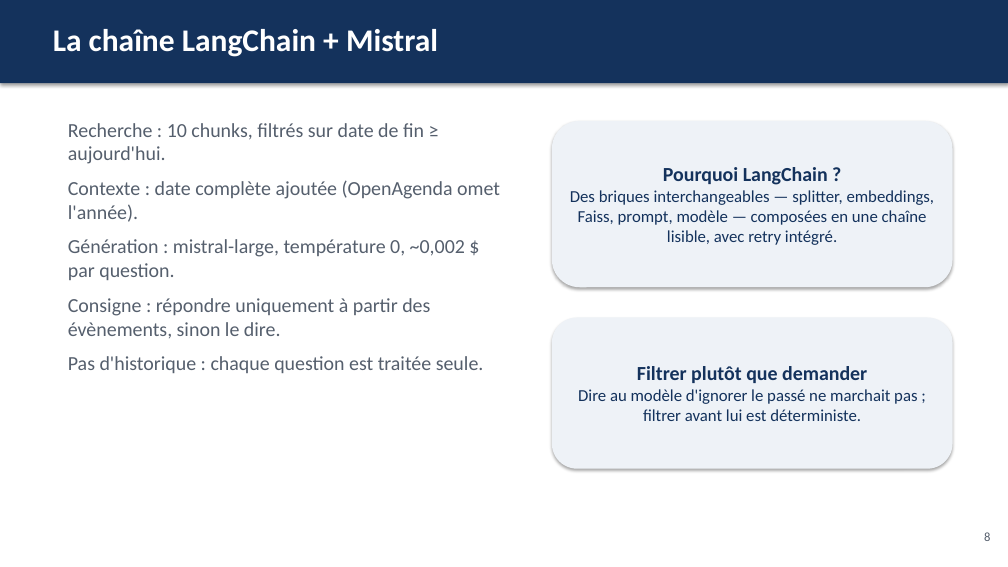
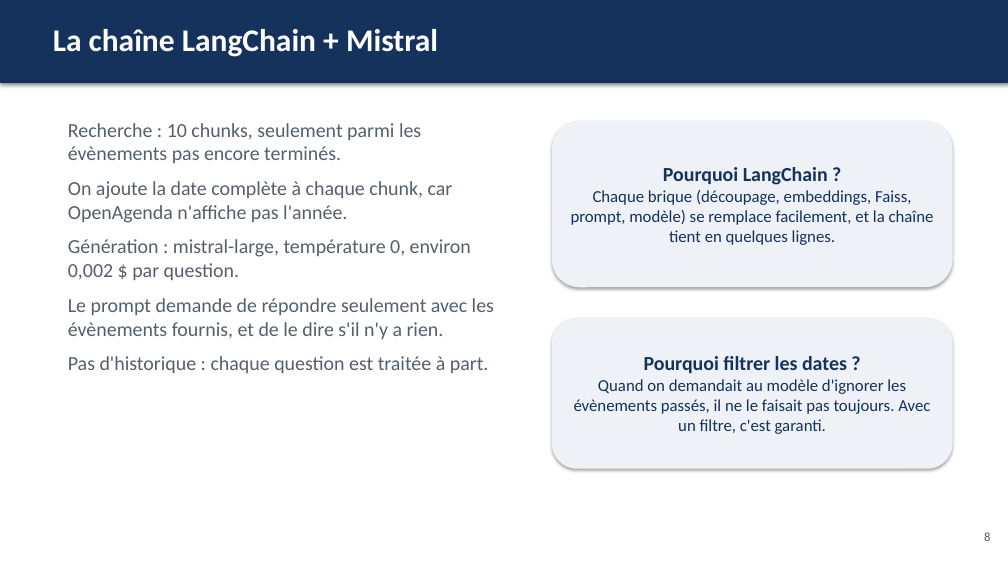
Before and after one commit to Matz-ai/concevoir-et-deployer-un-systeme-rag, a slide deck: slide 8 of livrables/presentation.pptx. Drawn at 1008x567 pixels with LibreOffice and Linux fonts; fonts in the diff are those of the drawing. Boxes give left, top, right and bottom in pixels: in the first picture for what was removed or moved away, otherwise in the second. Text is boxed around its words. In the diff, an @@ line names an element or a change of style, - is before the commit and + after.

```diff
--- a/livrables/presentation.pptx
+++ b/livrables/presentation.pptx
@@ text at <box>68,123,494,373</box>: text changed @@
-Recherche : 10 chunks, filtrés sur date de fin ≥ aujourd'hui.
-Contexte : date complète ajoutée (OpenAgenda omet l'année).
-Génération : mistral-large, température 0, ~0,002 $ par question.
-Consigne : répondre uniquement à partir des évènements, sinon le dire.
-Pas d'historique : chaque question est traitée seule.
+Recherche : 10 chunks, seulement parmi les évènements pas encore terminés.
+On ajoute la date complète à chaque chunk, car OpenAgenda n'affiche pas l'année.
+Génération : mistral-large, température 0, environ 0,002 $ par question.
+Le prompt demande de répondre seulement avec les évènements fournis, et de le dire s'il n'y a rien.
+Pas d'historique : chaque question est traitée à part.
@@ text in rounded rectangle at <box>571,190,934,245</box>: text changed @@
-Des briques interchangeables — splitter, embeddings, Faiss, prompt, modèle — composées en une chaîne lisible, avec retry intégré.
+Chaque brique (découpage, embeddings, Faiss, prompt, modèle) se remplace facilement, et la chaîne tient en quelques lignes.
@@ text in rounded rectangle at <box>574,356,930,434</box>: text changed @@
-Filtrer plutôt que demander
-Dire au modèle d'ignorer le passé ne marchait pas ; filtrer avant lui est déterministe.
+Pourquoi filtrer les dates ?
+Quand on demandait au modèle d'ignorer les évènements passés, il ne le faisait pas toujours. Avec un filtre, c'est garanti.
```
Also in this commit, not shown: 11 other slides changed, 1 other file.
